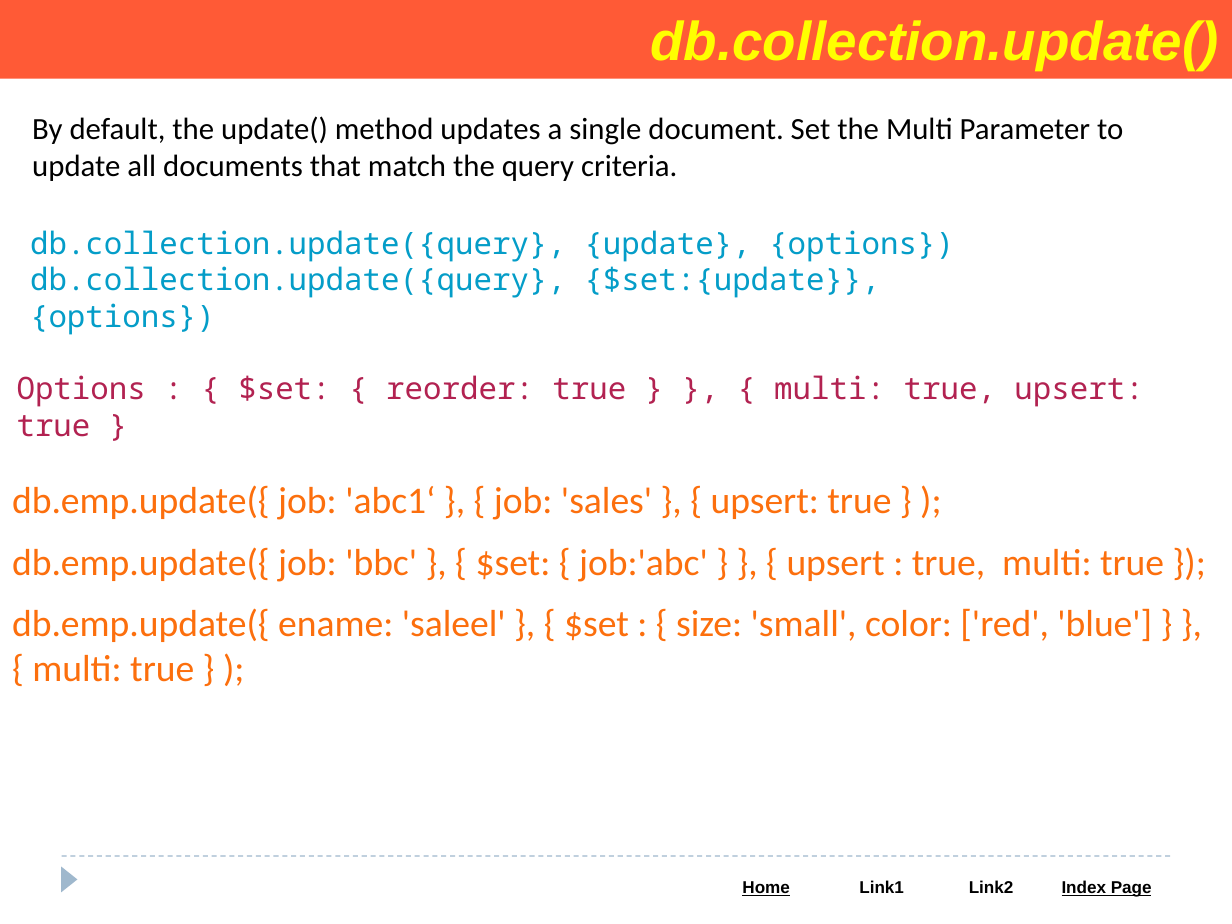
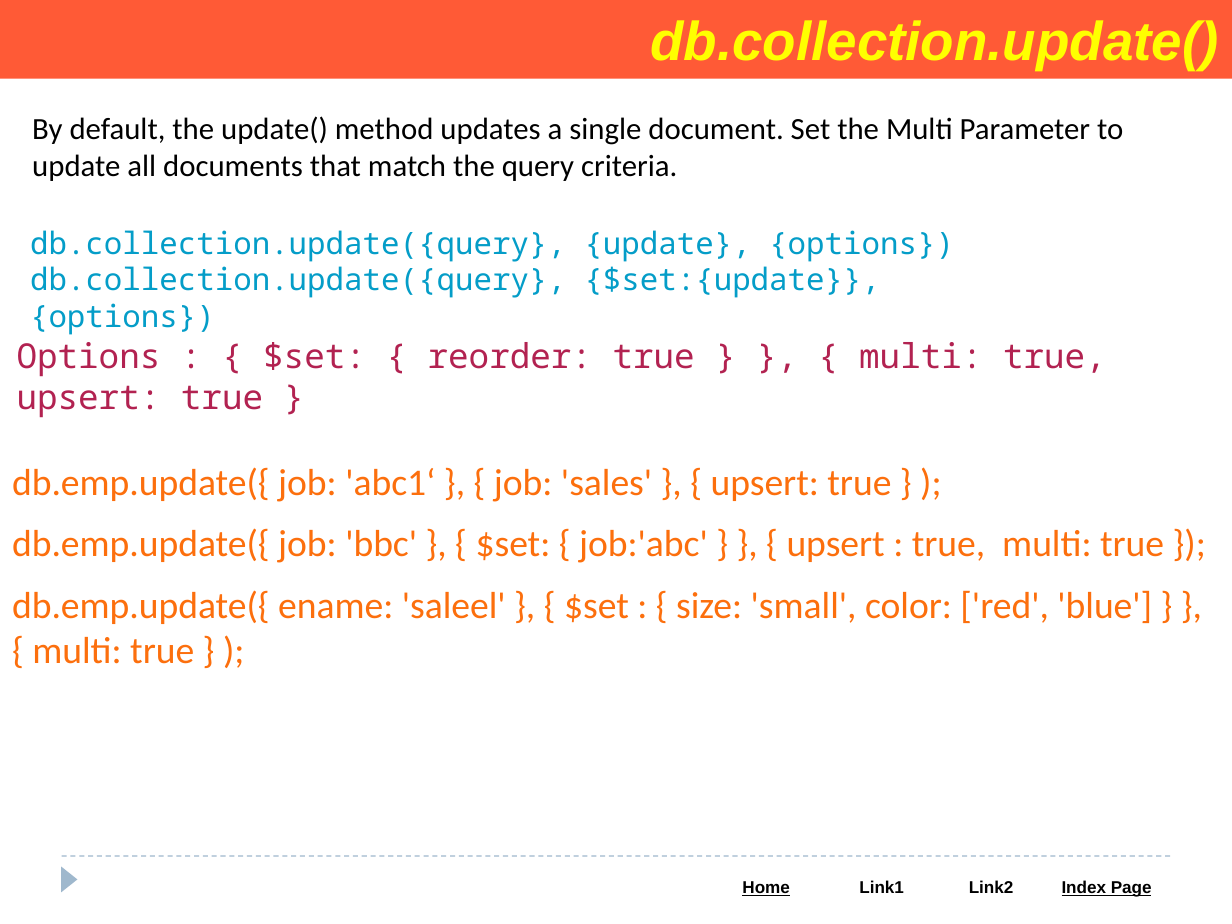
Before and after one commit to Saleel-Bagde/PPT-s, a slide deck: slide 77 of MongoDB PPT.pptx. Drawn at 1232x924 pixels with LibreOffice and Linux fonts; fonts in the diff are those of the drawing. Boxes give left, top, right and bottom in pixels: in the first picture for what was removed or moved away, otherwise in the second. Text is boxed around its words. In the diff, an @@ line names an element or a change of style, - is before the commit and + after.

```diff
--- a/MongoDB PPT.pptx
+++ b/MongoDB PPT.pptx
@@ text "Options : { $set: { ...": place and size @@
-text "Options : { $set: { ..." at box(17, 375, 1143, 437)
+text "Options : { $set: { ..." at box(17, 342, 1106, 418)
@@ text "Options : { $set: { ..." at box(17, 342, 1106, 418): size 18 to 20 pt @@
@@ text "db.emp.update({ job: 'abc1‘ }, { ...": place and size @@
-text "db.emp.update({ job: 'abc1‘ }, { ..." at box(12, 485, 1164, 682)
+text "db.emp.update({ job: 'abc1‘ }, { ..." at box(12, 467, 1164, 664)
```
Also in this commit, not shown: 5 other slides changed.
